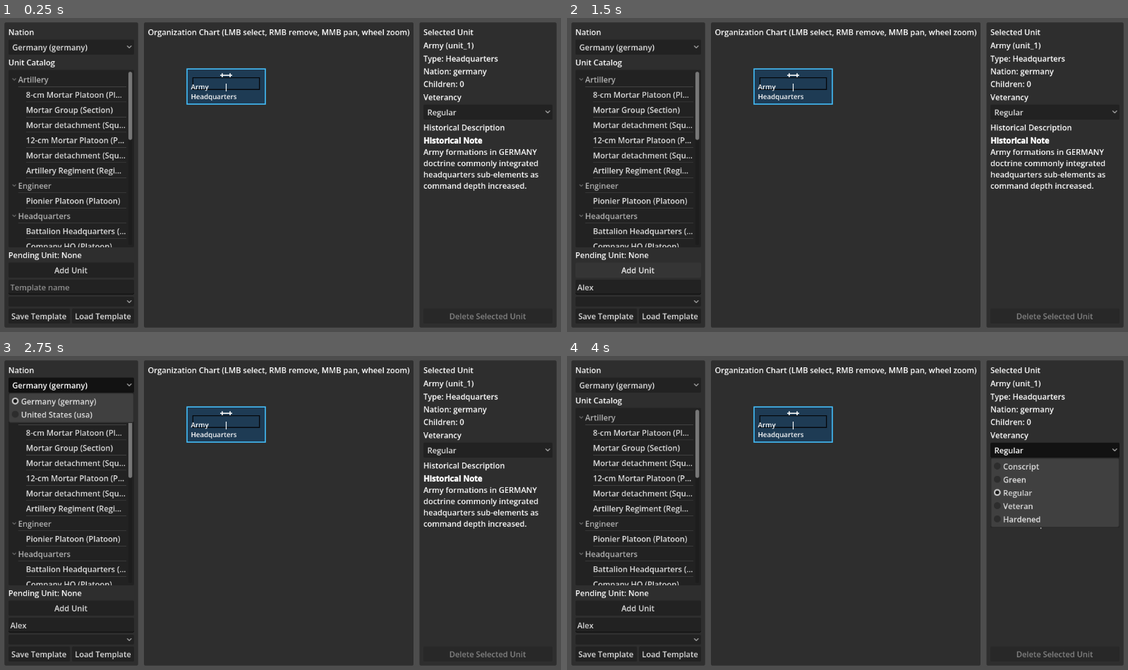
Above: before the commit, frames 1-4 (two rows, left to right).
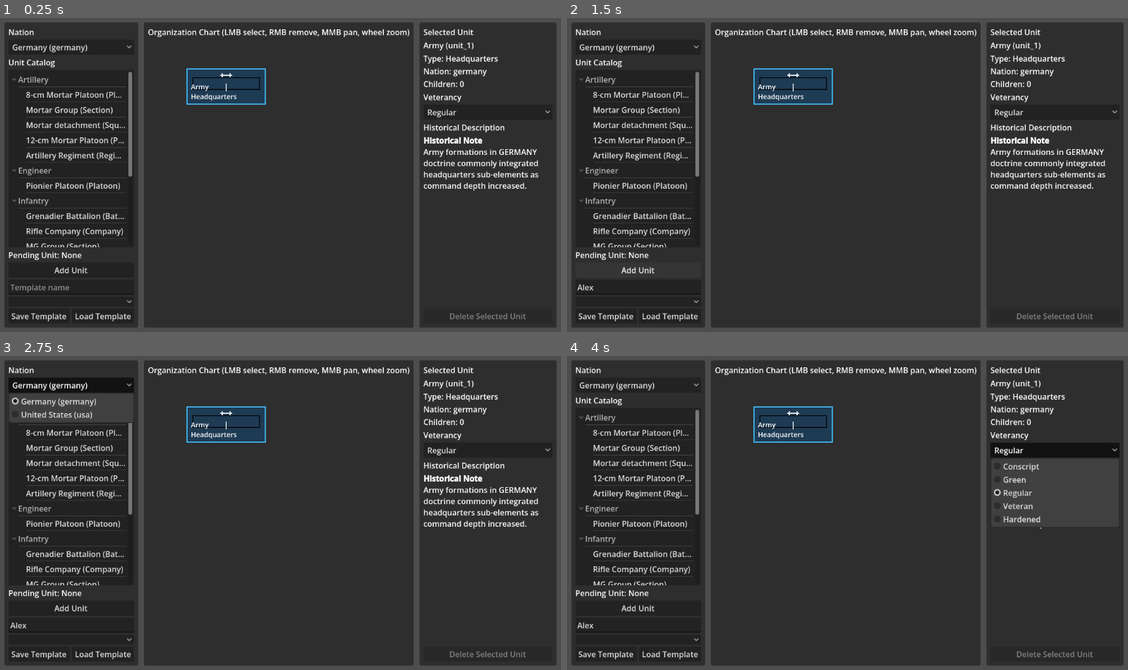
Above: after the commit, the same moments.

Repository: cpt-miche/Combat-Mission-Companion
Game: Godot game, scene res://scenes/Main.tscn
Two runs of this game, one before a commit and one after it. Both use one fixed random seed, a clock stepped at 60 frames per second and the inputs below.
Inputs (mouse positions are in pixels of both pictures, inside the frame that each line leads up to):
- Up to frame 1 (0.25 s): no input
- Up to frame 2 (1.5 s): click (639, 288) at 0.52 s; type "Alex" at 0.6 s; click "Add Unit" at 1.25 s
- Up to frame 3 (2.75 s): click "Germany (germany)" at 2 s
- Up to frame 4 (4 s): click (639, 638) at 2.75 s; click "Regular" at 3.5 s

The runs differ from the first frame. In frame 1, 1.5% of the frame differs, in the area x 2-24%, y 38-74%; in frame 2, 1.5%; in frame 3, 1.5%; in frame 4, 1.5%.

Commit message:
Refine selectable unit templates and auto-number variants

Diff:
--- a/scripts/ui/division_builder/DivisionBuilderScreen.gd
+++ b/scripts/ui/division_builder/DivisionBuilderScreen.gd
@@ -135,15 +135,23 @@
 
 func _collect_template_and_children(template_data: Dictionary, nation_id: String, grouped: Dictionary) -> void:
 	var unit_type := _type_from_template(template_data)
+	if unit_type == UnitType.Value.HEADQUARTERS:
+		return
+
 	var category := UnitType.display_name(unit_type)
 	if not grouped.has(category):
 		grouped[category] = []
 
 	var template_id := String(template_data.get("id", template_data.get("display_name", "template")))
+	var base_name := _normalize_template_name(String(template_data.get("display_name", template_id)))
+	var base_template_id := _normalize_template_id(template_id)
+	if _has_grouped_template(grouped[category], nation_id, unit_type, _size_from_template(template_data), base_name):
+		return
+
 	var template := {
-		"id": template_id,
-		"name": template_data.get("display_name", template_id),
-		"display_name": template_data.get("display_name", template_id),
+		"id": base_template_id,
+		"name": base_name,
+		"display_name": base_name,
 		"nation": nation_id,
 		"type": unit_type,
 		"size": _size_from_template(template_data),
@@ -207,6 +215,7 @@
 
 	for i in range(top_level_count):
 		var candidate := _create_unit_from_template_tree(_pending_unit_data, nation, i + 1, top_level_count)
+		_apply_auto_variant_to_candidate(selected_parent, candidate)
 		var insertion_result := _insert_subtree_with_validation(selected_parent, candidate)
 		if not bool(insertion_result.get("ok", false)):
 			for added_root in added_roots:
@@ -222,6 +231,67 @@
 
 	_selected_unit = added_roots[0]
 	_refresh_all()
+
+func _has_grouped_template(grouped_templates: Array, nation_id: String, unit_type: UnitType.Value, unit_size: UnitSize.Value, template_name: String) -> bool:
+	for grouped_template_variant in grouped_templates:
+		if typeof(grouped_template_variant) != TYPE_DICTIONARY:
+			continue
+		var grouped_template := grouped_template_variant as Dictionary
+		if String(grouped_template.get("nation", "")) != nation_id:
+			continue
+		if int(grouped_template.get("type", UnitType.Value.INFANTRY)) != int(unit_type):
+			continue
+		if int(grouped_template.get("size", UnitSize.Value.COMPANY)) != int(unit_size):
+			continue
+		if _normalize_template_name(String(grouped_template.get("name", ""))) == template_name:
+			return true
+	return false
+
+func _normalize_template_name(raw_name: String) -> String:
+	var words := raw_name.strip_edges().split(" ")
+	if words.is_empty():
+		return raw_name
+	var last_word := String(words[words.size() - 1])
+	if last_word.is_valid_int():
+		words.remove_at(words.size() - 1)
+	return " ".join(words).strip_edges()
+
+func _normalize_template_id(raw_template_id: String) -> String:
+	var parts := raw_template_id.split("_")
+	if parts.size() <= 1:
+		return raw_template_id
+	var last_part := String(parts[parts.size() - 1])
+	if last_part.is_valid_int():
+		parts.remove_at(parts.size() - 1)
+	return "_".join(parts)
+
+func _apply_auto_variant_to_candidate(parent: UnitModel, candidate: UnitModel) -> void:
+	if parent == null or candidate == null:
+		return
+
+	var base_template_id := _normalize_template_id(candidate.template_id)
+	var next_variant := _next_variant_index_for_parent(parent, base_template_id)
+	candidate.template_id = base_template_id if next_variant <= 1 else "%s_%d" % [base_template_id, next_variant]
+
+func _next_variant_index_for_parent(parent: UnitModel, base_template_id: String) -> int:
+	var next_variant := 1
+	for child in parent.children:
+		if child == null:
+			continue
+		if _normalize_template_id(child.template_id) != base_template_id:
+			continue
+		var suffix := _numeric_suffix(child.template_id)
+		next_variant = maxi(next_variant, suffix + 1)
+	return next_variant
+
+func _numeric_suffix(template_id: String) -> int:
+	var parts := template_id.split("_")
+	if parts.is_empty():
+		return 1
+	var last_part := String(parts[parts.size() - 1])
+	if last_part.is_valid_int():
+		return maxi(int(last_part), 1)
+	return 1
 
 func _create_unit_from_template_tree(template_node: Dictionary, nation: String, instance_number: int = 1, instance_total: int = 1) -> UnitModel:
 	var raw_template_id := String(template_node.get("id", "template"))
